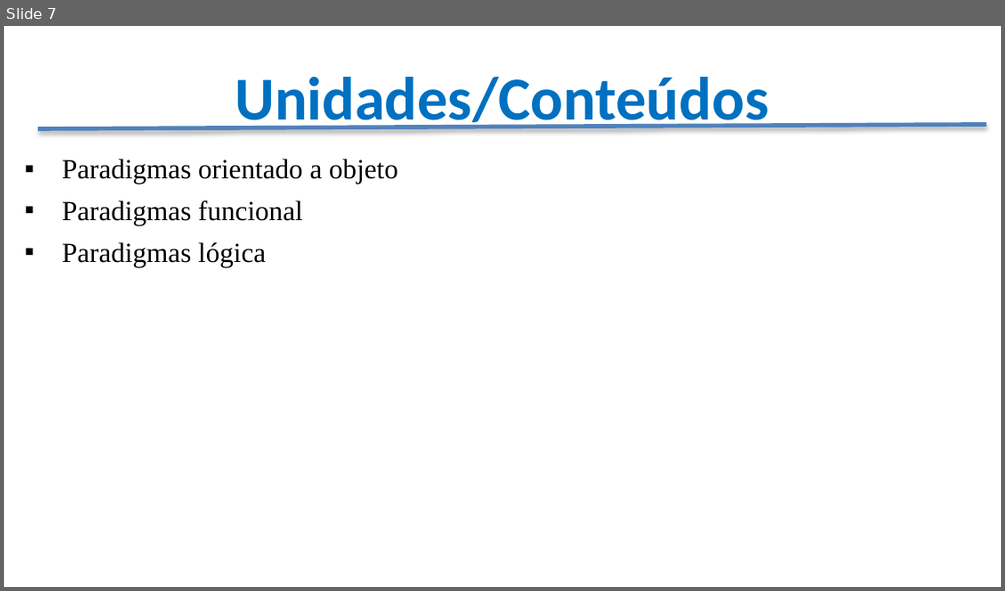
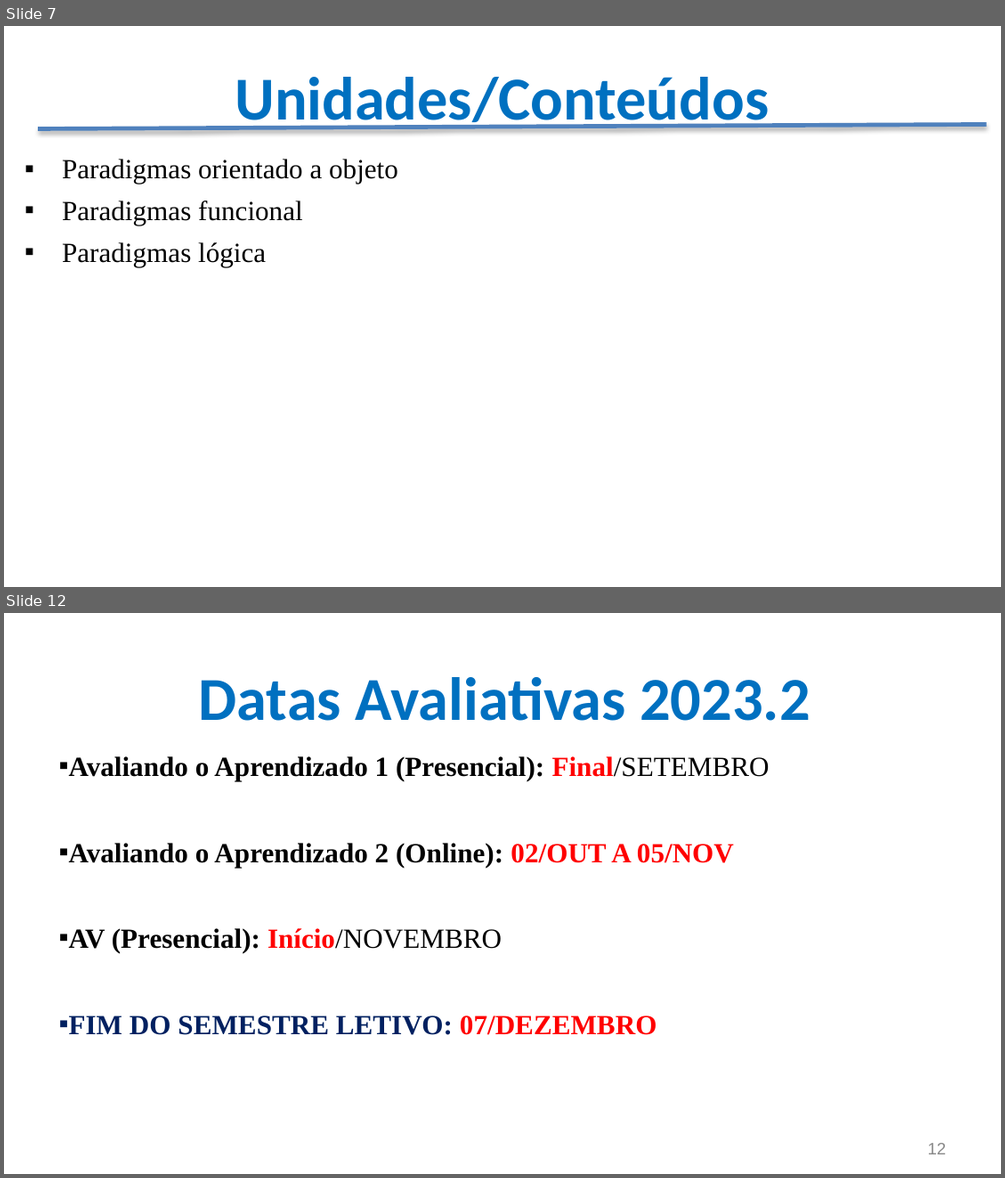
Before and after one commit to CloudEducationBrazil/WydenPythonParadigmas, a slide deck: Apresentação - Programação Python.pptx. Shown one above the other, each under a label of ours: slide 7 before the commit, slides 7 and 12 after it; the slides between them are not shown. The pictures are 1005x591 and 1005x1178 pixels, drawn with LibreOffice and Linux fonts; fonts in the diff are those of the drawing; background and template pictures are left out. Boxes give left, top, right and bottom in pixels: in the first picture for what was removed or moved away, otherwise in the second. Text is boxed around its words. In the diff, an @@ line names an element or a change of style, - is before the commit and + after.

Commit message:
Atualização de semestre 2023.2

```diff
--- a/Apresentação - Programação Python.pptx
+++ b/Apresentação - Programação Python.pptx
@@ slide 12 added at box(4, 613, 1001, 1174), background picture (left out) @@
@@ title added at box(199, 677, 810, 721), 44 pt, text #0070C0, bold @@
+Datas Avaliativas 2023.2
@@ text added at box(69, 756, 769, 1035), 20 pt, text #000000, bold @@
+▪ Avaliando o Aprendizado 1 (Presencial): Final/SETEMBRO
+▪ Avaliando o Aprendizado 2 (Online): 02/OUT A 05/NOV
+▪ AV (Presencial): Início/NOVEMBRO
+▪ FIM DO SEMESTRE LETIVO: 07/DEZEMBRO
@@ page number added at box(928, 1143, 947, 1154), 12 pt, text #888888 @@
+12
```
Also in this commit, not shown: 3 slides changed, 3 other slides added.
